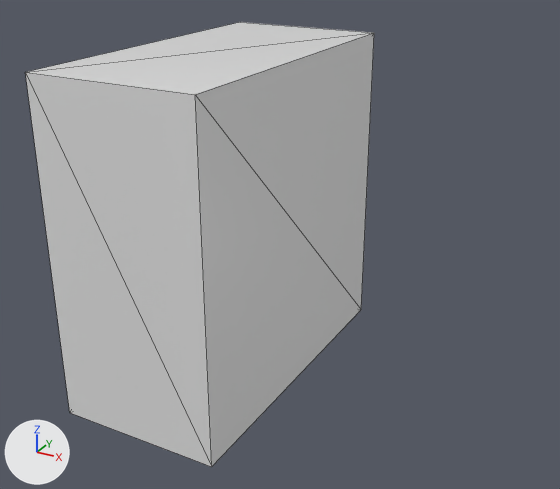
One commit to the glTF model models/9.gltf: the scene before it, then after it.
Both versions are drawn from a 50 mm camera at (0.96, -1.868, 0.876) aimed at (-0.044, -0.043, -0.037). The lights are fixed; the arrows at lower left show +X, +Y and +Z. Mesh edges are drawn as thin lines. Vertices at the same position are counted once.
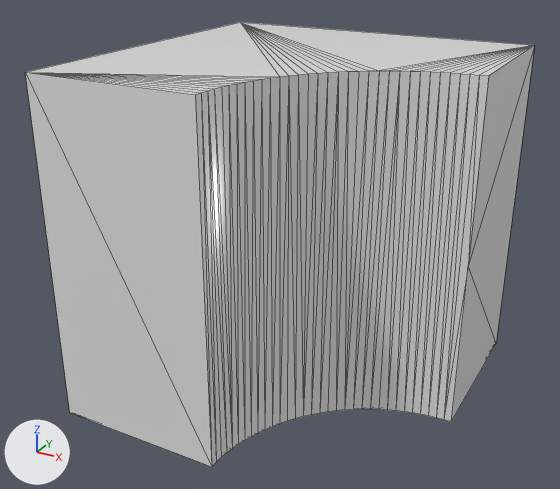
Pixel boxes [x1, y1, x2, y2] of what changed, in the pictures (560 x 489 px):
'Mesh_0', reshaped (46% wider)
    before: [25, 22, 374, 467]
    after: [25, 22, 535, 467]
part 1 of me_mesh_0, built on
    before: [28, 22, 374, 466]
    after: [28, 22, 535, 466]

The change, as a list of edits to the scene's bpy script:
```text
Change me_mesh_0:
    used by ob_mesh_0; location = (0.0, 0.0, 0.0)
    remove me_mesh_0.from_pydata(...)  # 8 vertices, 12 faces; spans x -0.5..0.0, y -0.5..0.5, z -0.5..0.5
    add me_mesh_0.from_pydata(...)  # 73 vertices, 142 faces; spans x -0.5..0.5, y -0.5..0.5, z -0.5..0.5
    me_mesh_0 part 1
    2 vertices are removed from x 0.0, y 0.5, z -0.5..0.5
    10 faces are deleted
    35 vertices are added at x 0.0..0.5, y -0.478..0.5, z -0.5..0.5
    32 new vertices lie (0.0, 0.0, 1.0) away from vertices in x 0.0..0.5, y -0.478..0.5, z -0.5
    140 new faces join them
```
